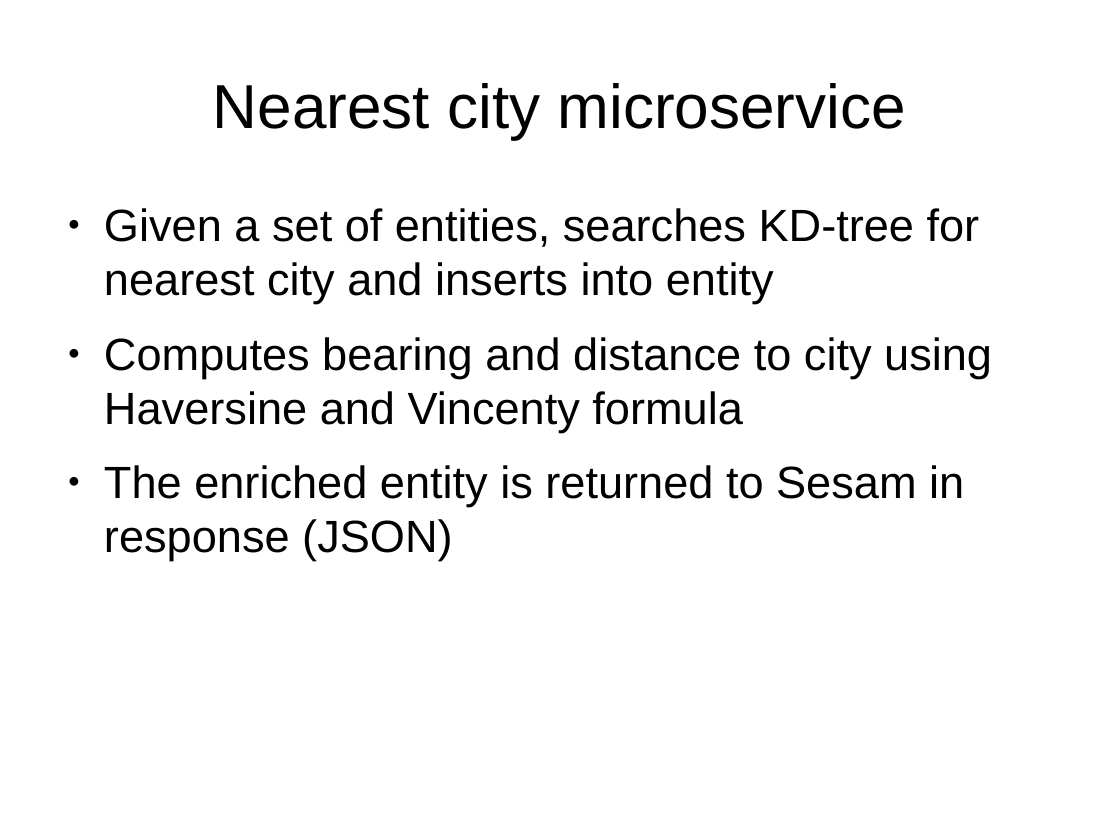
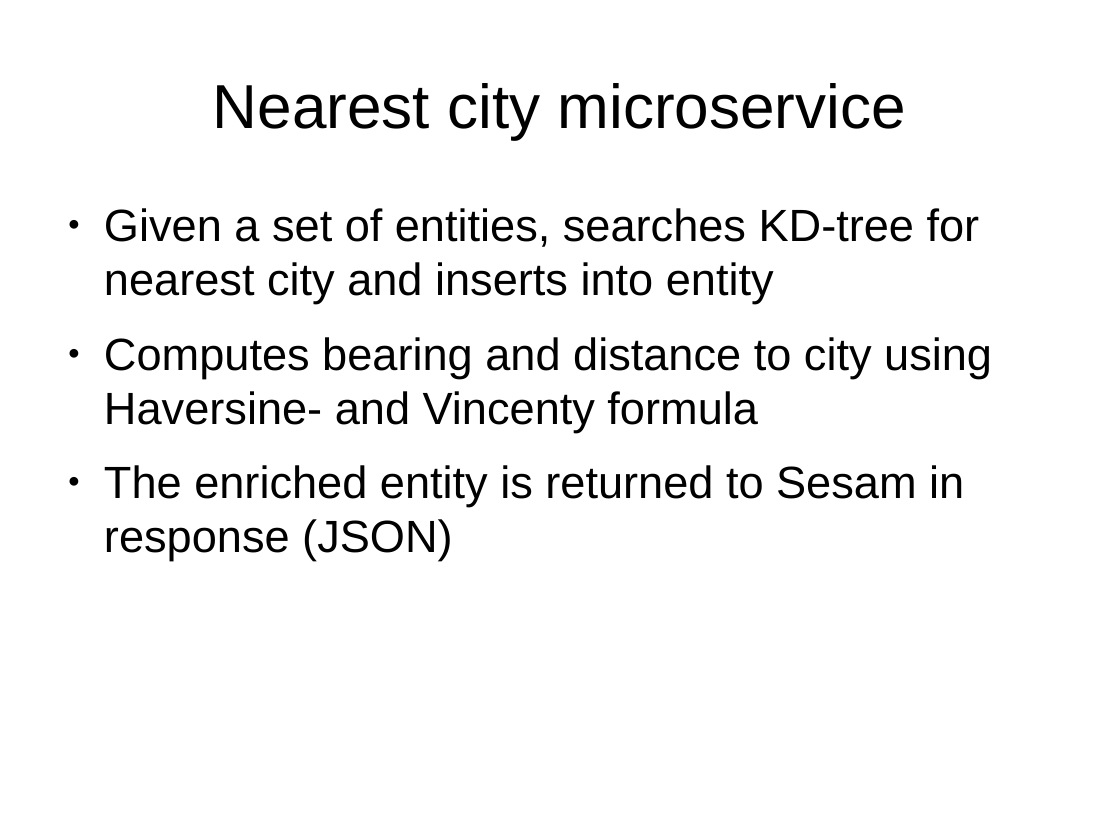
Before and after one commit to sesam-io/ais-integration, a slide deck: slide 27 of ais_bouvet_one.odp. Drawn at 1120x840 pixels with LibreOffice and Linux fonts; fonts in the diff are those of the drawing. Boxes give left, top, right and bottom in pixels: in the first picture for what was removed or moved away, otherwise in the second. Text is boxed around its words. In the diff, an @@ line names an element or a change of style, - is before the commit and + after.

Commit message:
Typo and new version of presentation

```diff
--- a/ais_bouvet_one.odp
+++ b/ais_bouvet_one.odp
@@ text at box(104, 337, 992, 432): text changed @@
-● Computes bearing and distance to city using Haversine and Vincenty formula
+● Computes bearing and distance to city using Haversine- and Vincenty formula
```
Also in this commit, not shown: 2 other slides changed, 1 other file.
